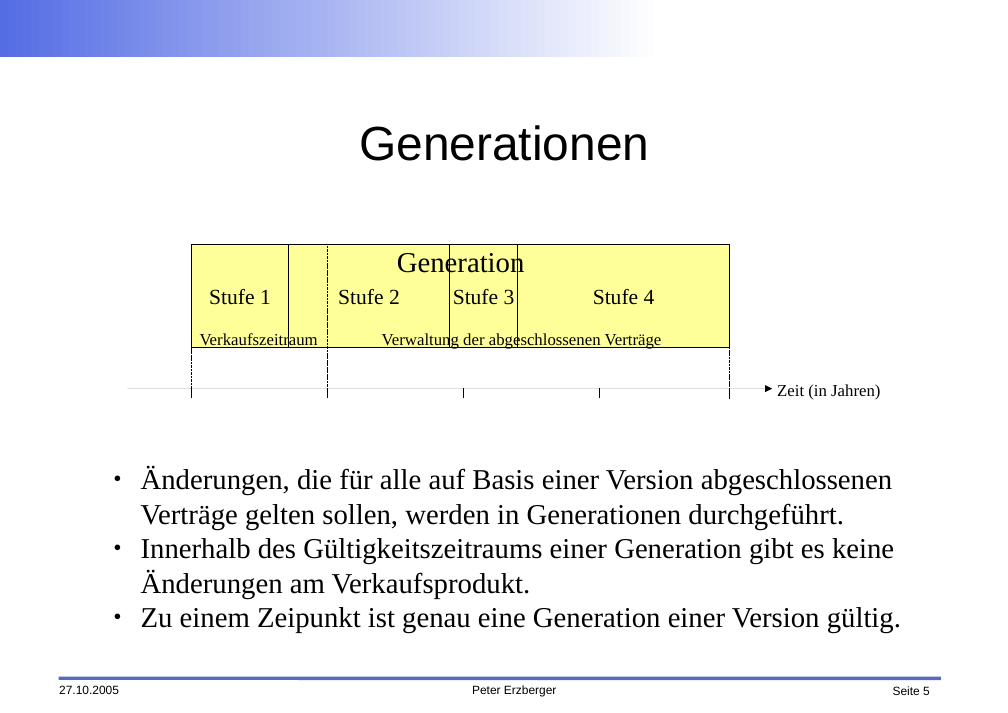
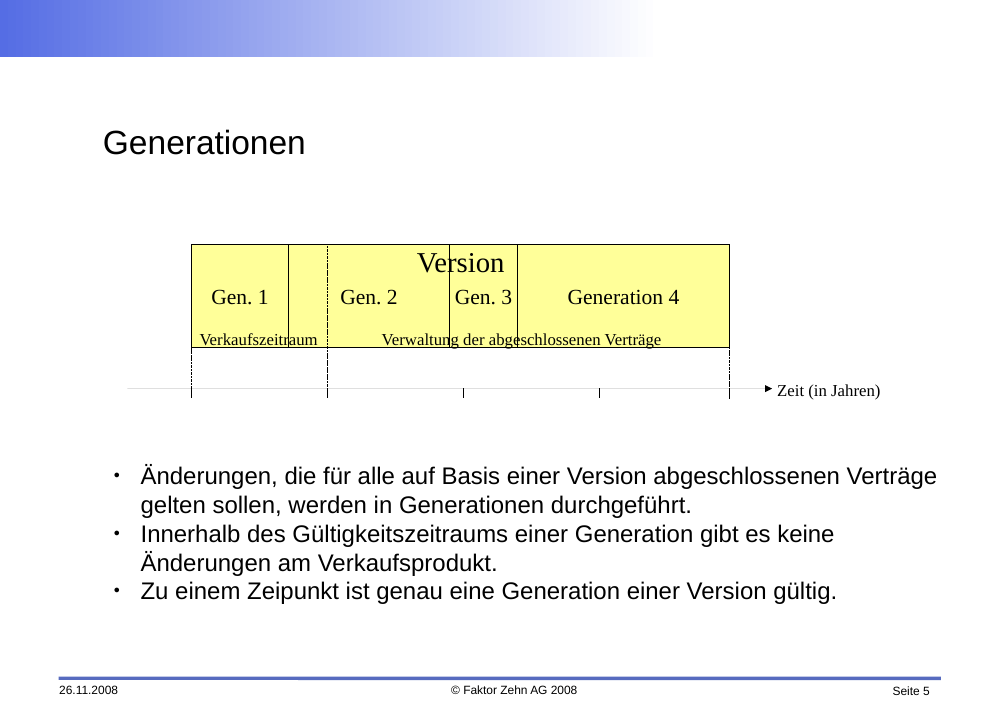
Before and after one commit to faktorips/faktorips.base, a slide deck: slide 5 of org.faktorips.doc/presentations/FaktorIPS-Produktaenderungen im Zeitablauf nach VAA.odp. Drawn at 1008x713 pixels with LibreOffice and Linux fonts; fonts in the diff are those of the drawing; background and template pictures are left out. Boxes give left, top, right and bottom in pixels: in the first picture for what was removed or moved away, otherwise in the second. Text is boxed around its words. In the diff, an @@ line names an element or a change of style, - is before the commit and + after.

```diff
--- a/org.faktorips.doc/presentations/FaktorIPS-Produktaenderungen im Zeitablauf nach VAA.odp
+++ b/org.faktorips.doc/presentations/FaktorIPS-Produktaenderungen im Zeitablauf nach VAA.odp
@@ title "Generationen" at <box>103,129,306,155</box>: size 40 to 28 pt; alignment centre to left @@
@@ text in rectangle at <box>417,250,505,278</box>: text changed @@
-Generation
+Version
@@ text in rectangle at <box>211,289,269,305</box>: text changed @@
-Stufe 1
+Gen. 1
@@ text in rectangle at <box>340,289,398,305</box>: text changed @@
-Stufe 2
+Gen. 2
@@ text in rectangle at <box>455,289,512,305</box>: text changed @@
-Stufe 3
+Gen. 3
@@ text in rectangle at <box>568,289,680,305</box>: text changed @@
-Stufe 4
+Generation 4
@@ text "Änderungen, die für alle auf ..." at <box>141,465,938,604</box>: size 24 to 20 pt, font Times New Roman to Arial @@
@@ text at <box>59,685,118,694</box>: text changed @@
-27.10.2005
+26.11.2008
@@ text at <box>463,685,578,694</box>: text changed @@
-Peter Erzberger
+© Faktor Zehn AG 2008
```
Also in this commit, not shown: 7 other slides changed, 36 other files.
